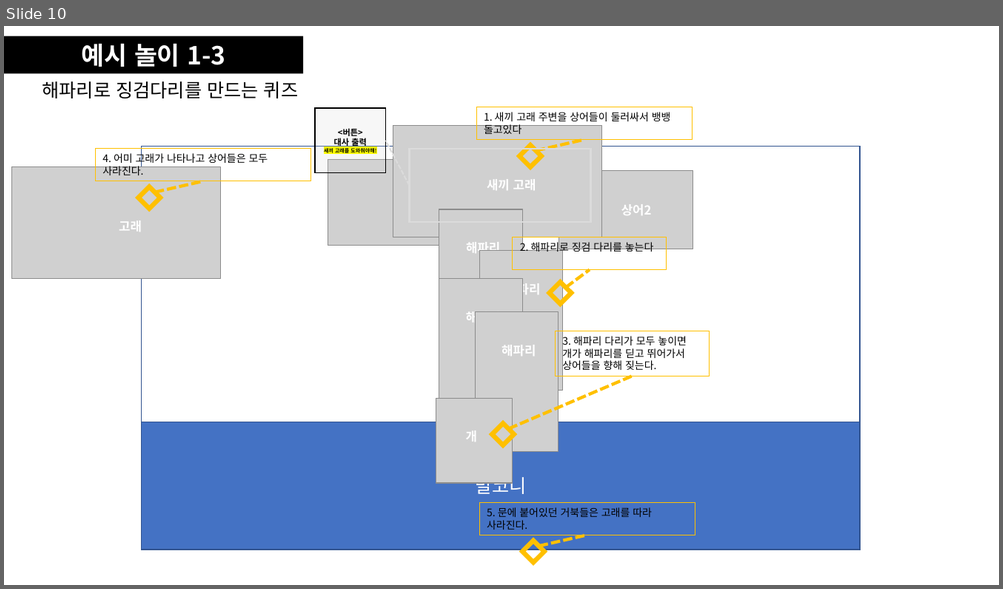
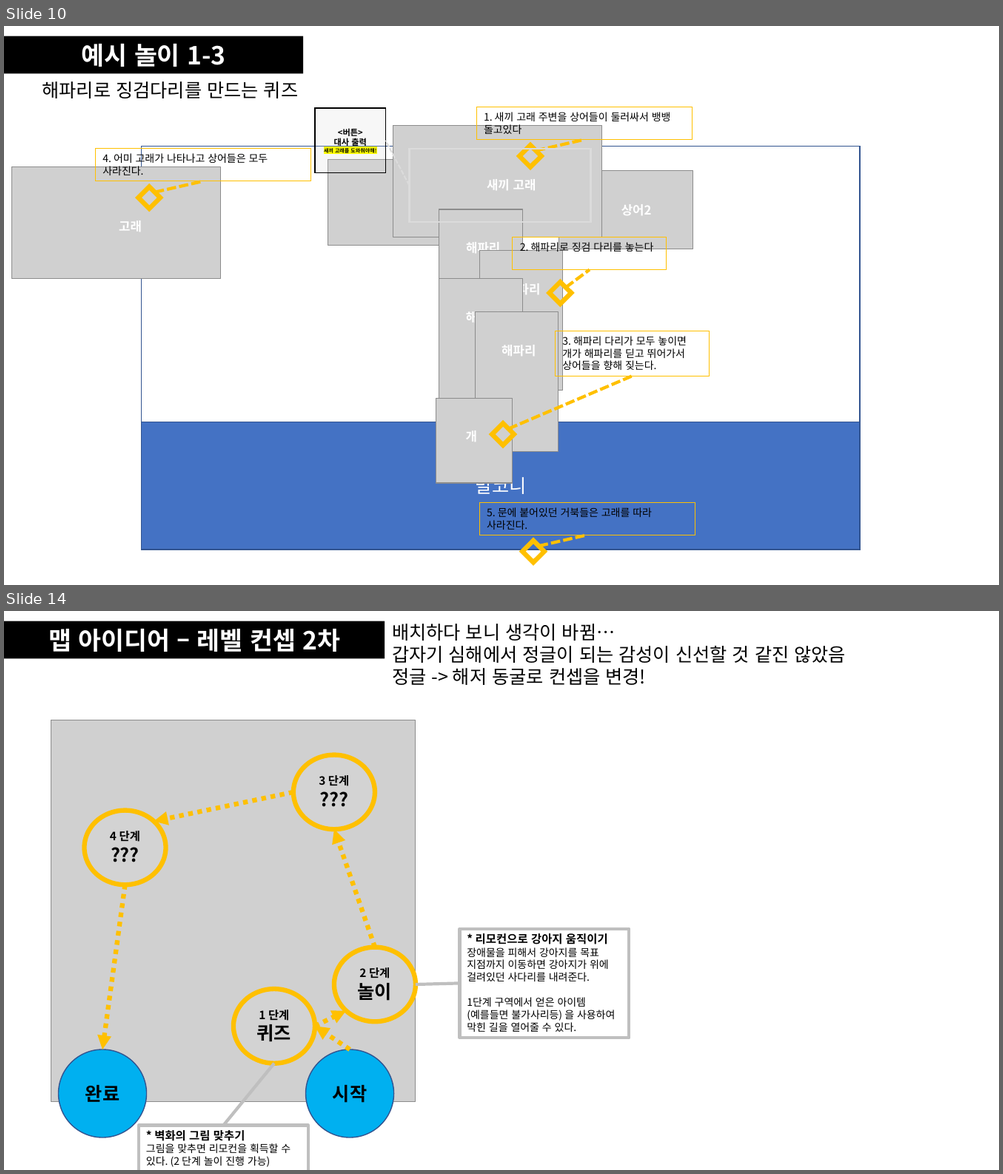
Before and after one commit to khc1201/RoomEscape, a slide deck: Dream/Build/씬 기획.pptx. Shown one above the other, each under a label of ours: slide 10 before the commit, slides 10 and 14 after it; the slides between them are not shown. The pictures are 1003x589 and 1003x1174 pixels, drawn with LibreOffice and Linux fonts; fonts in the diff are those of the drawing; grey boxes stand for pictures. Boxes give left, top, right and bottom in pixels: in the first picture for what was removed or moved away, otherwise in the second. Text is boxed around its words. In the diff, an @@ line names an element or a change of style, - is before the commit and + after.

```diff
--- a/Dream/Build/씬 기획.pptx
+++ b/Dream/Build/씬 기획.pptx
@@ slide 14 added at (x1=4, y1=611, x2=999, y2=1170), background #FFFFFF @@
@@ rectangle added at (x1=4, y1=621, x2=384, y2=659), fill #000000, 24 pt, text #FFFFFF, bold @@
+맵 아이디어 – 레벨 컨셉 2차
@@ text added at (x1=392, y1=624, x2=846, y2=685), 18 pt, text #000000 @@
+배치하다 보니 생각이 바뀜…
+갑자기 심해에서 정글이 되는 감성이 신선할 것 같진 않았음
+정글 -> 해저 동굴로 컨셉을 변경!
@@ picture added at (x1=51, y1=720, x2=415, y2=1102) @@
@@ ellipse added at (x1=293, y1=755, x2=375, y2=829), fill #D9D9D9 at 40% opacity, outline #FFC000 4.5 pt, 11 pt, text #000000, bold @@
+3 단계
+???
@@ ellipse added at (x1=85, y1=810, x2=166, y2=885), fill #D9D9D9 at 40% opacity, outline #FFC000 4.5 pt, 11 pt, text #000000, bold @@
+4 단계
+???
@@ arrow added from (293, 792) to (154, 821), #FFC000 4.5 pt dashed @@
@@ arrow added from (375, 948) to (334, 829), #FFC000 4.5 pt dashed @@
@@ arrow added from (125, 885) to (102, 1050), #FFC000 4.5 pt dashed @@
@@ rectangle added at (x1=460, y1=929, x2=629, y2=1038), outline #BFBFBF 3 pt, 10 pt, text #000000 @@
+* 리모컨으로 강아지 움직이기
+장애물을 피해서 강아지를 목표 지점까지 이동하면 강아지가 위에 걸려있던 사다리를 내려준다.
+1단계 구역에서 얻은 아이템 (예를들면 불가사리등) 을 사용하여 막힌 길을 열어줄 수 있다.
@@ ellipse added at (x1=334, y1=948, x2=415, y2=1022), fill #D9D9D9 at 40% opacity, outline #FFC000 4.5 pt, 11 pt, text #000000, bold @@
+2 단계
+놀이
@@ line added from (416, 985) to (460, 983), #BFBFBF 3 pt @@
@@ ellipse added at (x1=234, y1=989, x2=315, y2=1064), fill #D9D9D9 at 40% opacity, outline #FFC000 4.5 pt, 11 pt, text #000000, bold @@
+1 단계
+퀴즈
@@ arrow added from (350, 1050) to (315, 1027), #FFC000 4.5 pt dashed @@
@@ arrow added from (315, 1027) to (346, 1011), #FFC000 4.5 pt dashed @@
@@ ellipse added at (x1=59, y1=1050, x2=147, y2=1138), fill #00B0F0, outline #325491 1 pt, 18 pt, text #000000, bold @@
+완료
@@ ellipse added at (x1=305, y1=1050, x2=393, y2=1138), fill #00B0F0, outline #325491 1 pt, 18 pt, text #000000, bold @@
+시작
@@ line added from (274, 1064) to (223, 1126), #BFBFBF 3 pt @@
@@ rectangle added at (x1=139, y1=1126, x2=308, y2=1170), outline #BFBFBF 3 pt, 10 pt, text #000000 @@
+* 벽화의 그림 맞추기
+그림을 맞추면 리모컨을 획득할 수 있다. (2 단계 놀이 진행 가능)
```
Also in this commit, not shown: 3 other slides added, 2 other files.
